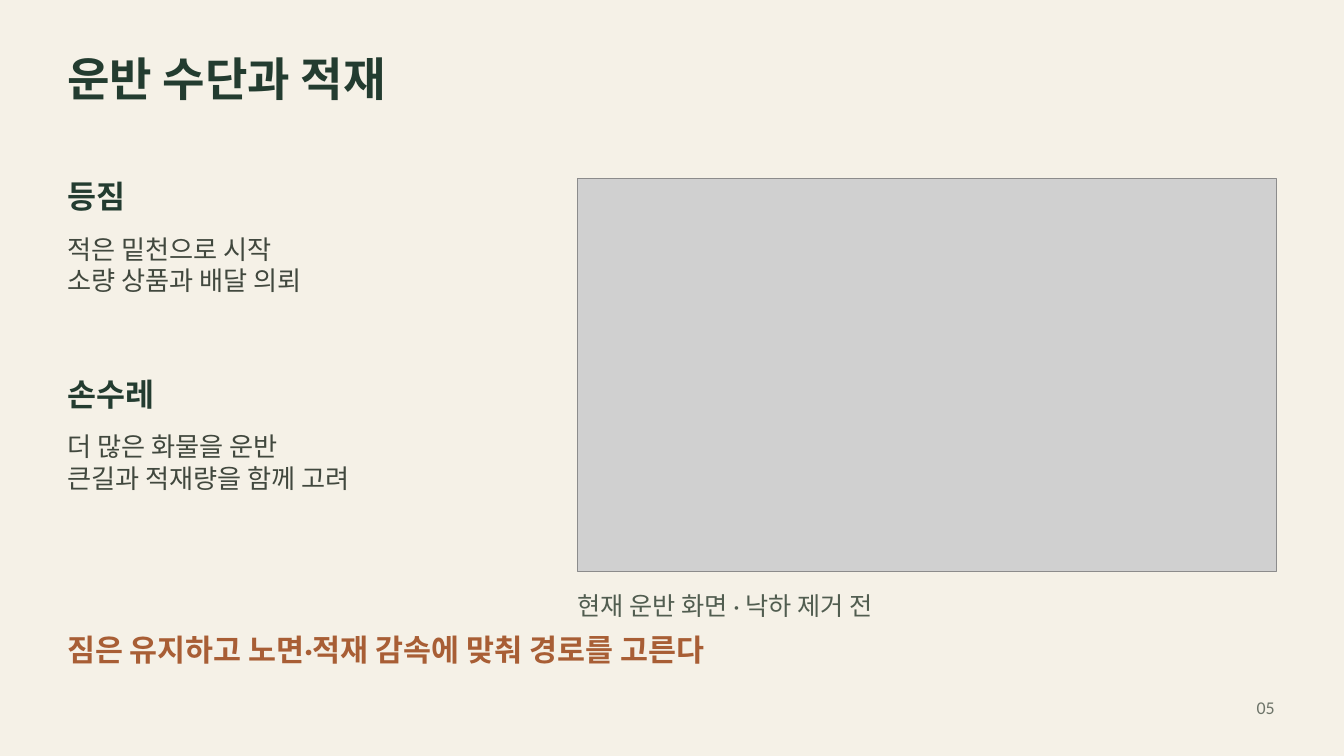
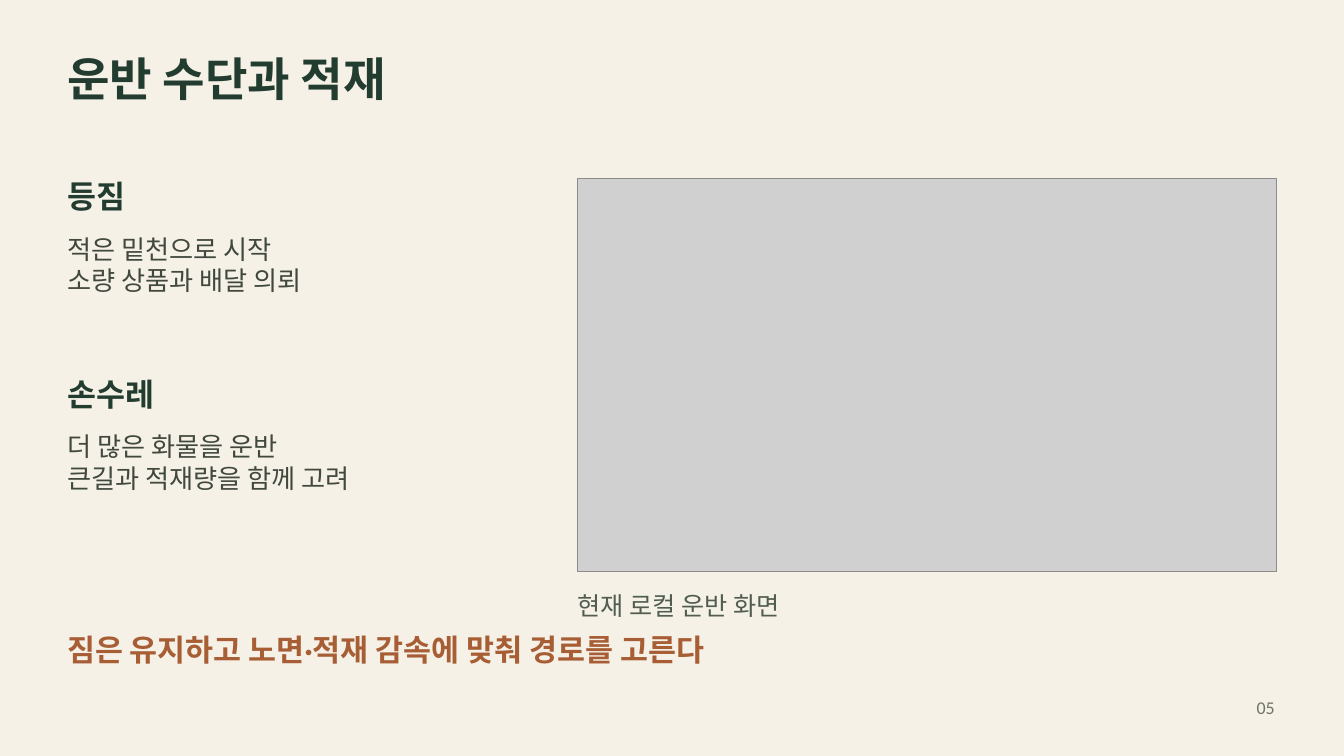
Before and after one commit to hundredman/pocket-caravan, a slide deck: slide 5 of Presentations/2026-10-19/팀별 게임 기획 발표 자료_최종.pptx. Drawn at 1344x756 pixels with LibreOffice and Linux fonts; fonts in the diff are those of the drawing; grey boxes stand for pictures. Boxes give left, top, right and bottom in pixels: in the first picture for what was removed or moved away, otherwise in the second. Text is boxed around its words. In the diff, an @@ line names an element or a change of style, - is before the commit and + after.

```diff
--- a/Presentations/2026-10-19/팀별 게임 기획 발표 자료_최종.pptx
+++ b/Presentations/2026-10-19/팀별 게임 기획 발표 자료_최종.pptx
@@ text at (577, 594, 779, 617): text changed @@
-현재 운반 화면 · 낙하 제거 전
+현재 로컬 운반 화면
```
Also in this commit, not shown: 9 other slides changed, 1 slide added, 1 slide removed, 6 other files.
